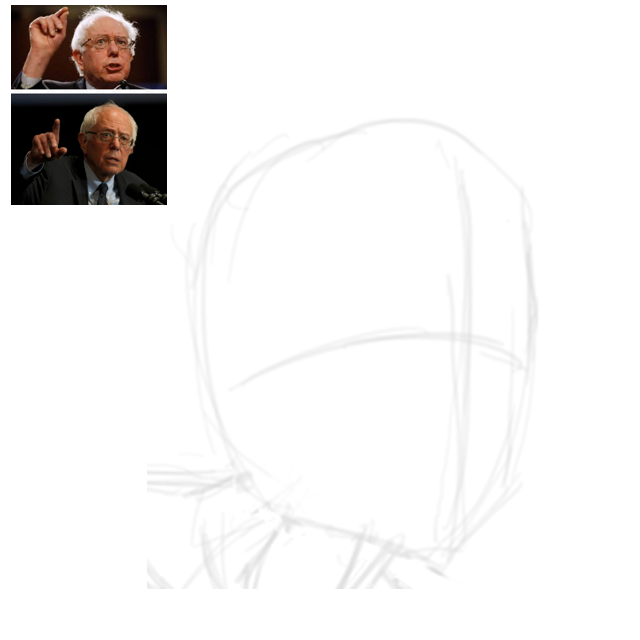
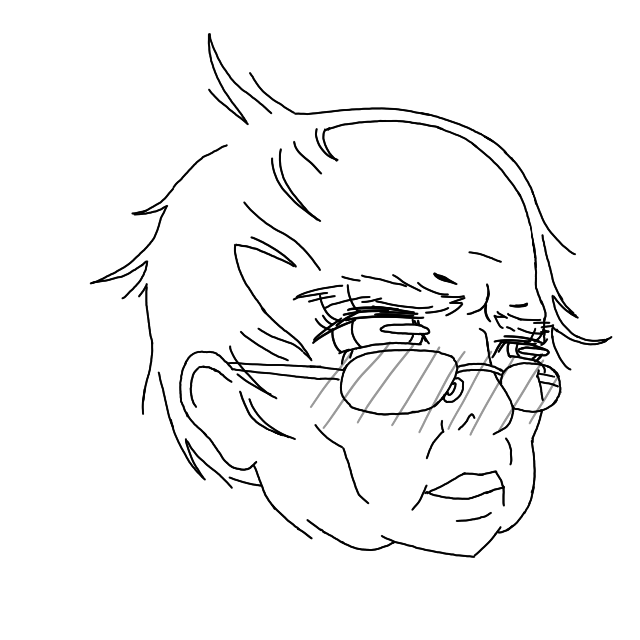
Layers edited between the first and the second 640px x 640px image:
hid "Layer 8(pasted)" over (11, 5, 210, 251)
painted on "blush" over (141, 320, 613, 589)
painted on "lines" over (11, 5, 613, 589)
hid "Layer 4", opacity 26% → 22%, painted on it over (11, 5, 613, 589)
hid "Layer 4(pasted)", opacity 18% → 9% over (147, 64, 595, 589)
painted on "fill" over (11, 5, 613, 589)
hid "Layer 1", painted on it over (11, 5, 613, 589)
